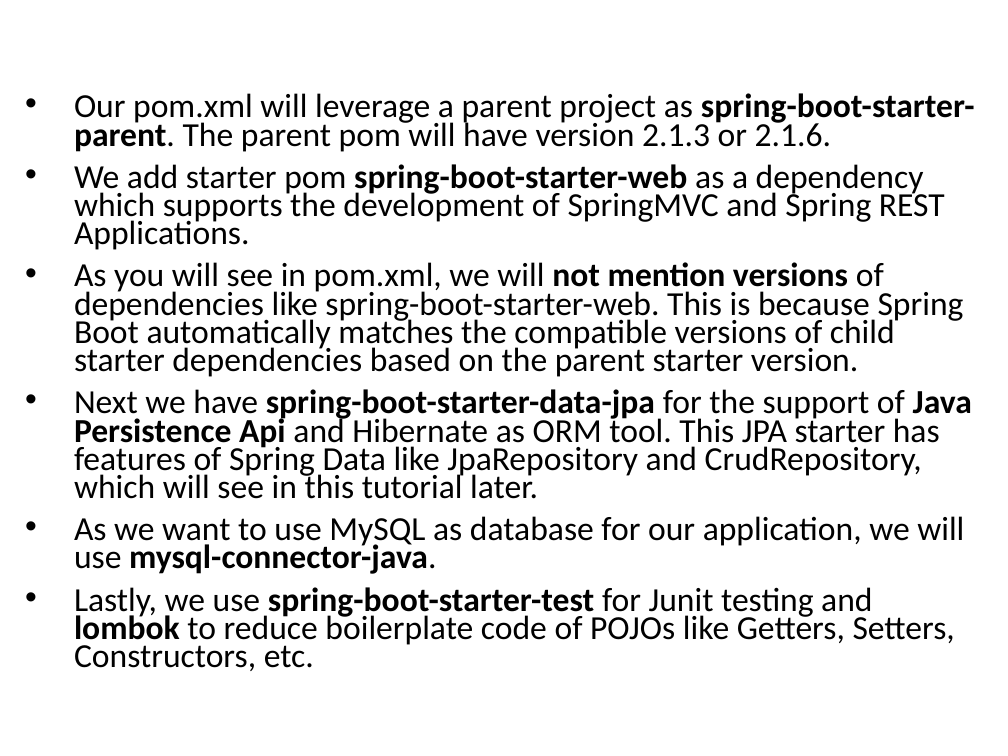
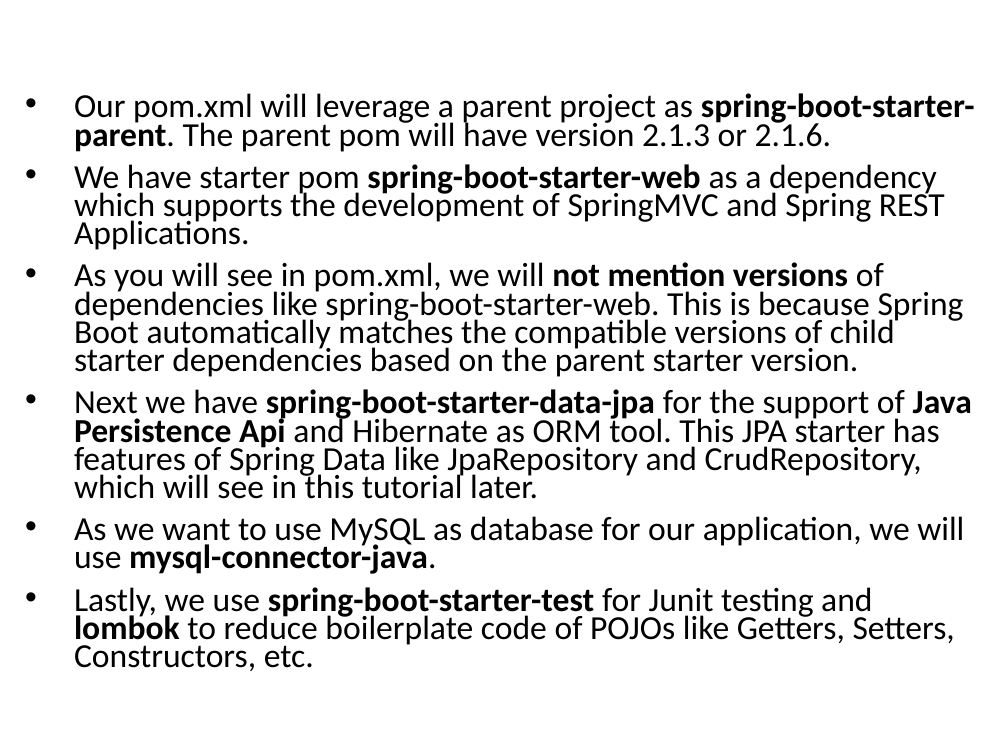
Before and after one commit to vishalrangras/spring-boot-sample, a slide deck: slide 31 of Developing with Spring Boot.pptx (slide 30 before the commit). Drawn at 1008x756 pixels with LibreOffice and Linux fonts; fonts in the diff are those of the drawing; background and template pictures are left out. Boxes give left, top, right and bottom in pixels: in the first picture for what was removed or moved away, otherwise in the second. Text is boxed around its words. In the diff, an @@ line names an element or a change of style, - is before the commit and + after.

```diff
--- a/Developing with Spring Boot.pptx
+++ b/Developing with Spring Boot.pptx
@@ text at (74, 164, 945, 250): text changed @@
-• We add starter pom spring-boot-starter-web as a dependency which supports the development of SpringMVC and Spring REST Applications.
+• We have starter pom spring-boot-starter-web as a dependency which supports the development of SpringMVC and Spring REST Applications.
```
Also in this commit, not shown: 15 other slides changed, 8 slides added.
